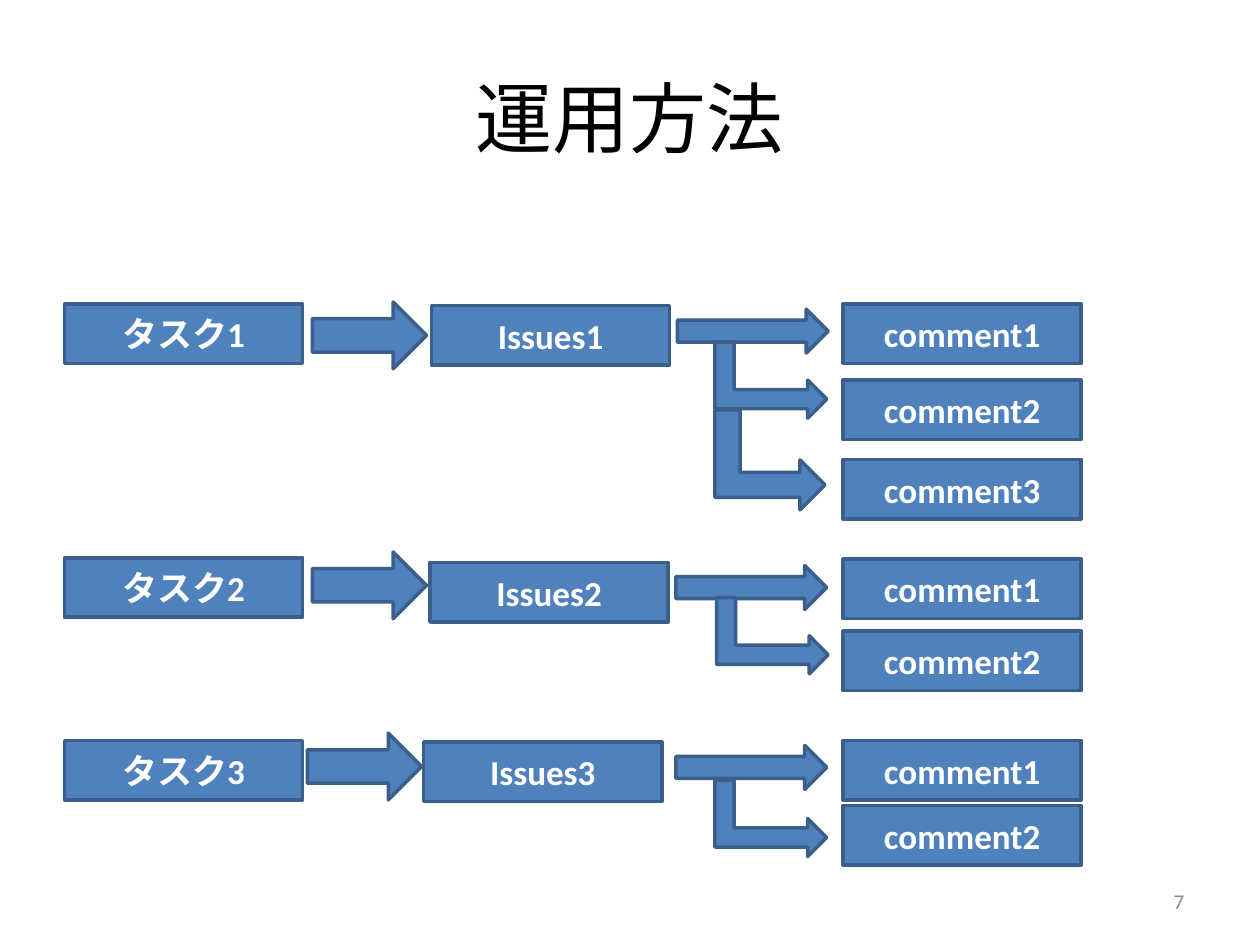
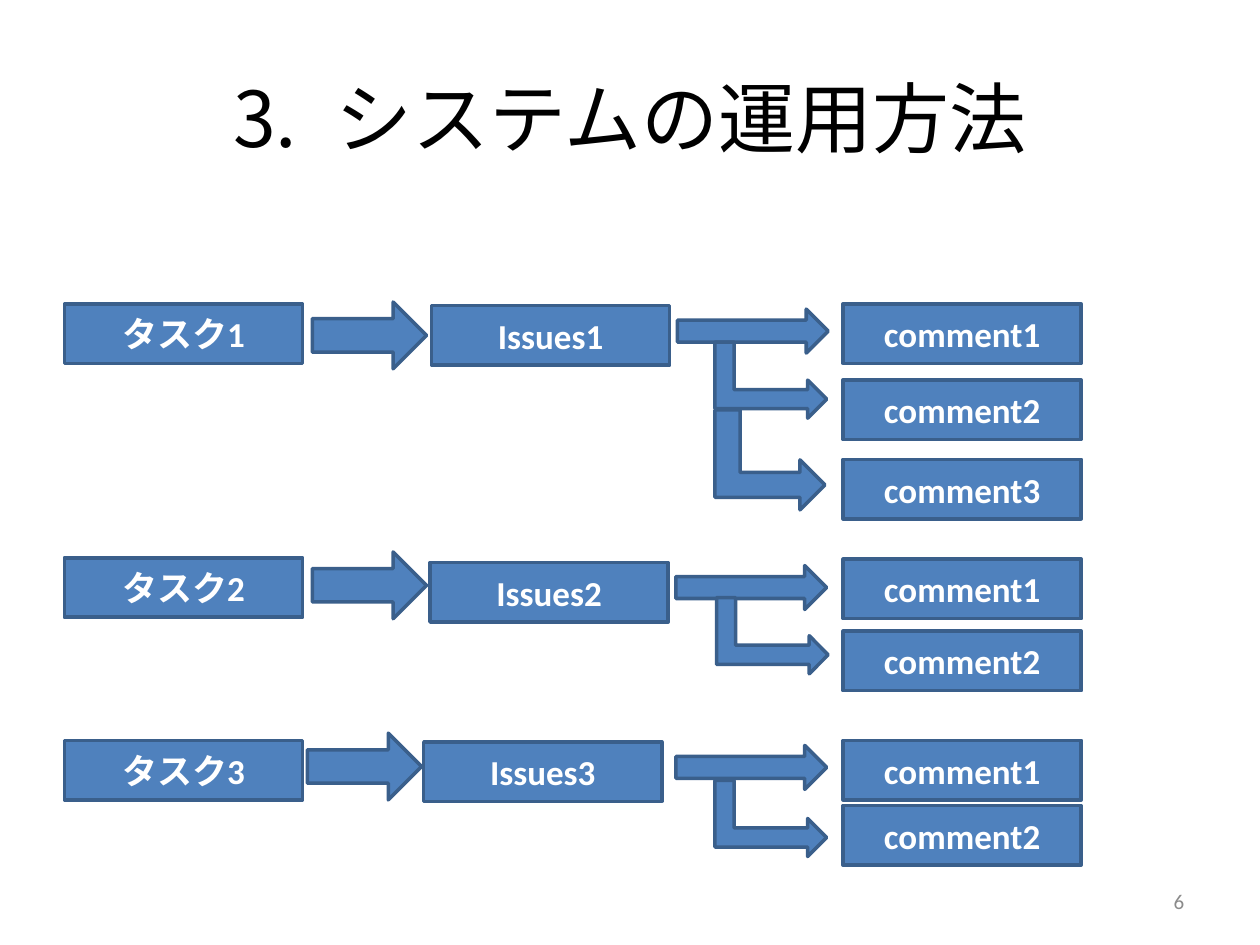
Before and after one commit to keimatsui/kadai, a slide deck: slide 6 of 卒業論文/2012/工藤亮/卒論発表（工藤）.pptx (slide 7 before the commit). Drawn at 1260x945 pixels with LibreOffice and Linux fonts; fonts in the diff are those of the drawing. Boxes give left, top, right and bottom in pixels: in the first picture for what was removed or moved away, otherwise in the second. Text is boxed around its words. In the diff, an @@ line names an element or a change of style, - is before the commit and + after.

```diff
--- a/卒業論文/2012/工藤亮/卒論発表（工藤）.pptx
+++ b/卒業論文/2012/工藤亮/卒論発表（工藤）.pptx
@@ title at [336,82,1027,154]: text changed @@
-運用方法
+3. システムの運用方法
@@ page number at [1174,895,1185,909]: text changed @@
-7
+6
```
Also in this commit, not shown: 19 other slides changed, 2 slides added, 1 slide removed.
